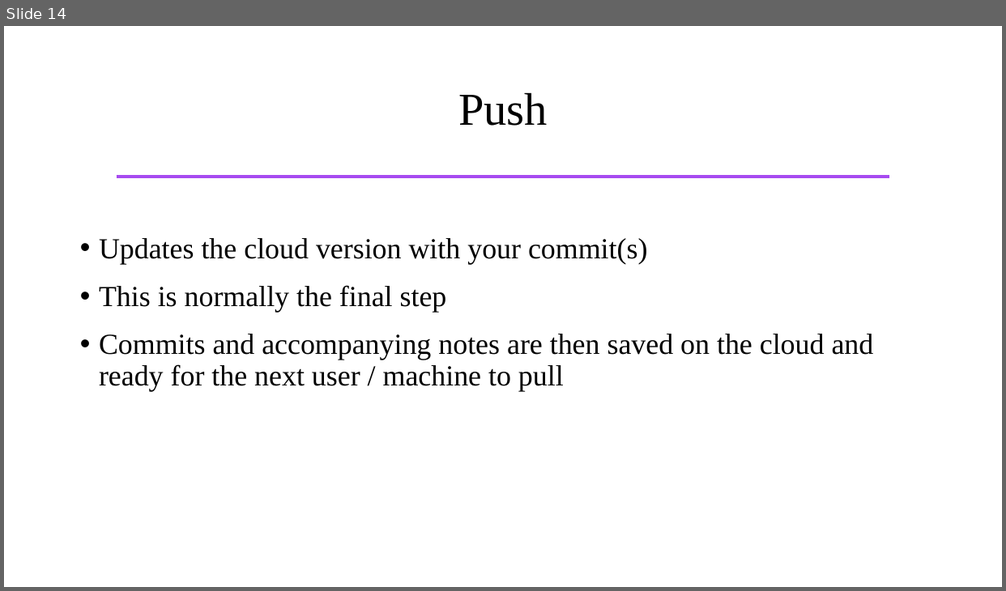
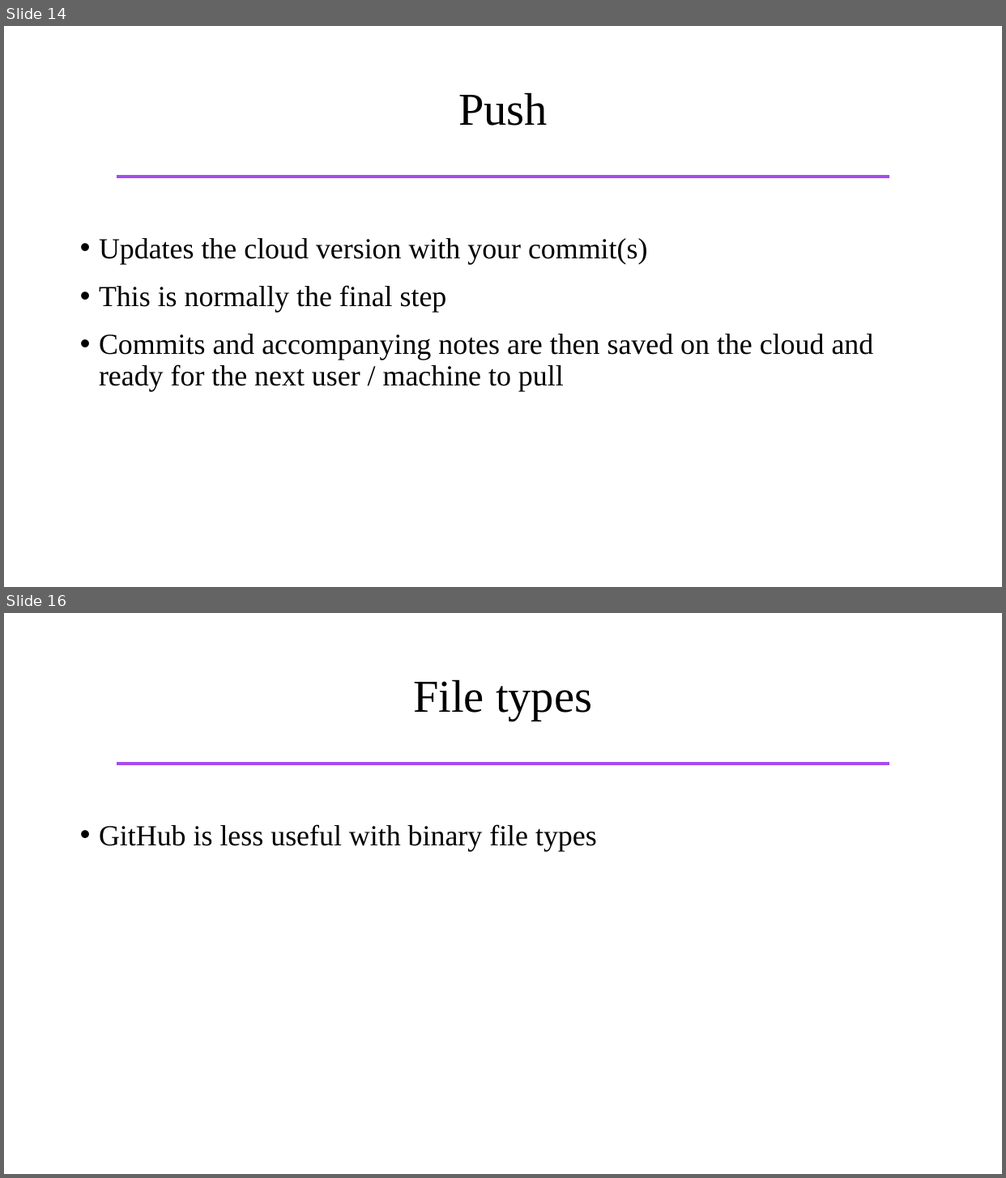
Before and after one commit to samhforbes/GitHub_Tools, a slide deck: GitHub_Tools.pptx. Shown one above the other, each under a label of ours: slide 14 before the commit, slides 14 and 16 after it; the slides between them are not shown. The pictures are 1006x591 and 1006x1178 pixels, drawn with LibreOffice and Linux fonts; fonts in the diff are those of the drawing. Boxes give left, top, right and bottom in pixels: in the first picture for what was removed or moved away, otherwise in the second. Text is boxed around its words. In the diff, an @@ line names an element or a change of style, - is before the commit and + after.

```diff
--- a/GitHub_Tools.pptx
+++ b/GitHub_Tools.pptx
@@ slide 16 added at <box>4,613,1002,1174</box>, background #FFFFFF; not listed: 1 template element that a slide beside it also shows @@
@@ title added at <box>413,679,592,721</box>, 44 pt, text #000000 @@
+File types
@@ text added at <box>99,824,597,851</box>, 28 pt, text #000000 @@
+• GitHub is less useful with binary file types
```
Also in this commit, not shown: 1 slide changed, 1 other file.
